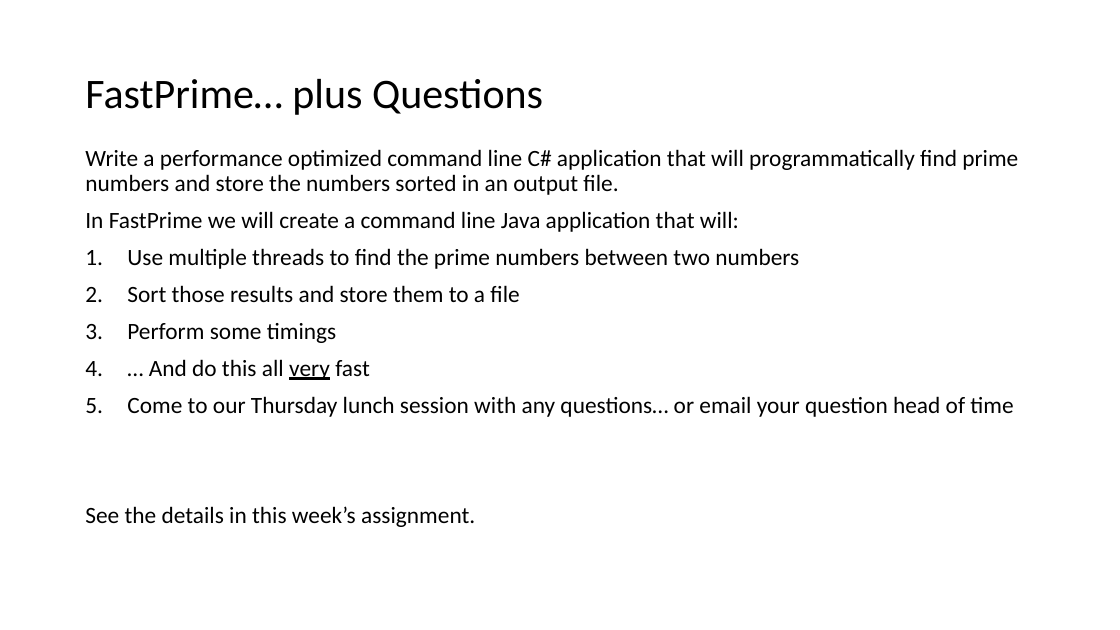
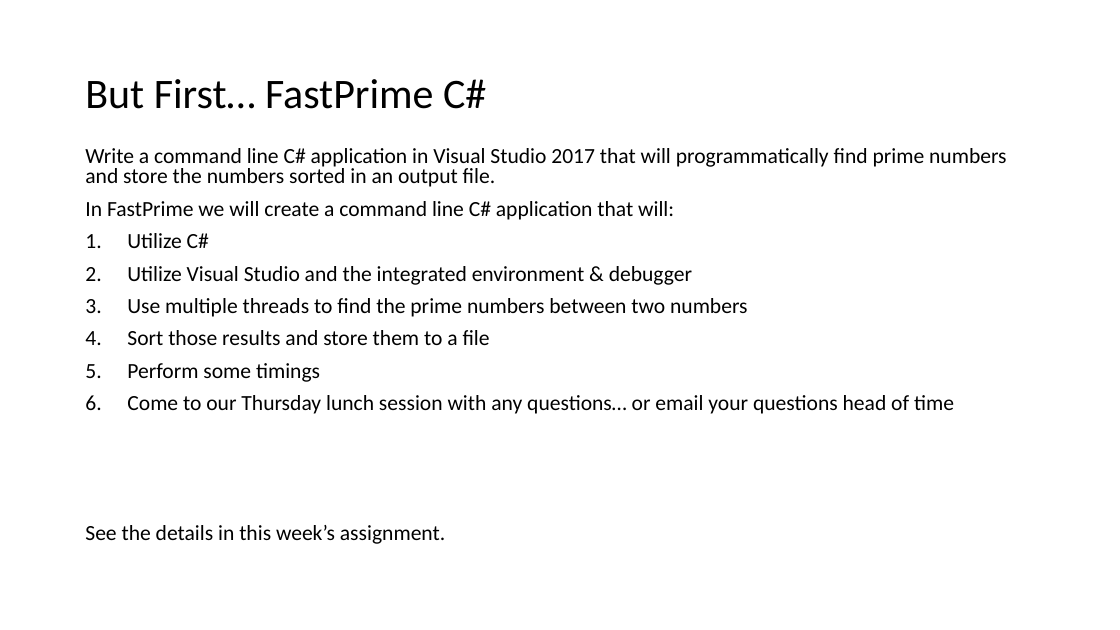
Before and after one commit to EricJPogue/www-epogue-info, a slide deck: slide 14 of CPSC-24500/Week06/2017SpringW06Slides.pptx. Drawn at 1120x630 pixels with LibreOffice and Linux fonts; fonts in the diff are those of the drawing. Boxes give left, top, right and bottom in pixels: in the first picture for what was removed or moved away, otherwise in the second. Text is boxed around its words. In the diff, an @@ line names an element or a change of style, - is before the commit and + after.

```diff
--- a/CPSC-24500/Week06/2017SpringW06Slides.pptx
+++ b/CPSC-24500/Week06/2017SpringW06Slides.pptx
@@ title at <box>85,79,486,109</box>: text changed @@
-FastPrime… plus Questions
+But First… FastPrime C#
@@ text at <box>85,148,1007,285</box>: text changed; size 20 to 18.5 pt @@
-Write a performance optimized command line C# application that will programmatically find prime numbers and store the numbers sorted in an output file.
-In FastPrime we will create a command line Java application that will:
+Write a command line C# application in Visual Studio 2017 that will programmatically find prime numbers and store the numbers sorted in an output file.
+In FastPrime we will create a command line C# application that will:
+1. Utilize C#
+2. Utilize Visual Studio and the integrated environment & debugger
@@ text at <box>85,298,748,544</box>: size 20 to 18.5 pt in "Use multiple threads to find the prime ...", "Sort those results and store them to ...", "Perform some timings", "See the details in this week’s assignment."; line spacing 0.9 to 0.8 @@
@@ text at <box>127,395,954,414</box>: text changed; size 20 to 18.5 pt @@
-4. … And do this all very fast
-5. Come to our Thursday lunch session with any questions… or email your question head of time
+6. Come to our Thursday lunch session with any questions… or email your questions head of time
```
Also in this commit, not shown: 3 other slides changed, 8 slides added, 7 slides removed, 2 other files.
